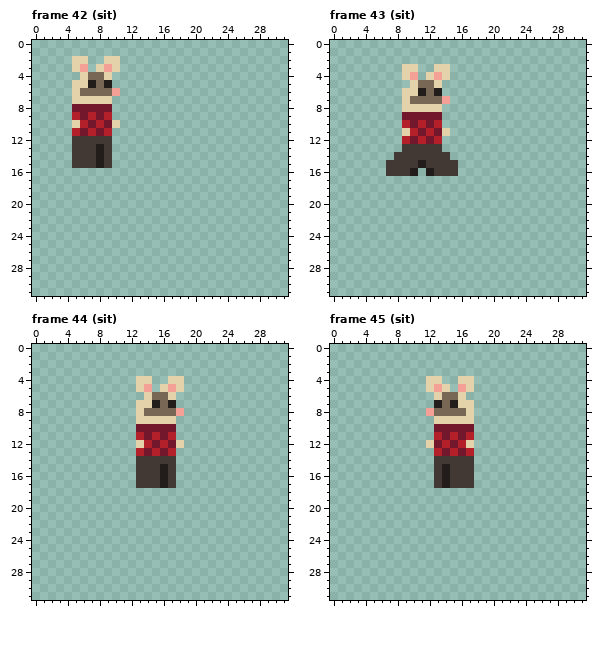
Pixel-art file, stored at assets/raincoat_ferret.ase. This is how it looked before the edit.
32x32 pixels, 48 frames. Shown: frame 42 (sit), frame 43 (sit), frame 44 (sit), frame 45 (sit). The commit also changed other frames, which this record leaves out.
Now the later version:
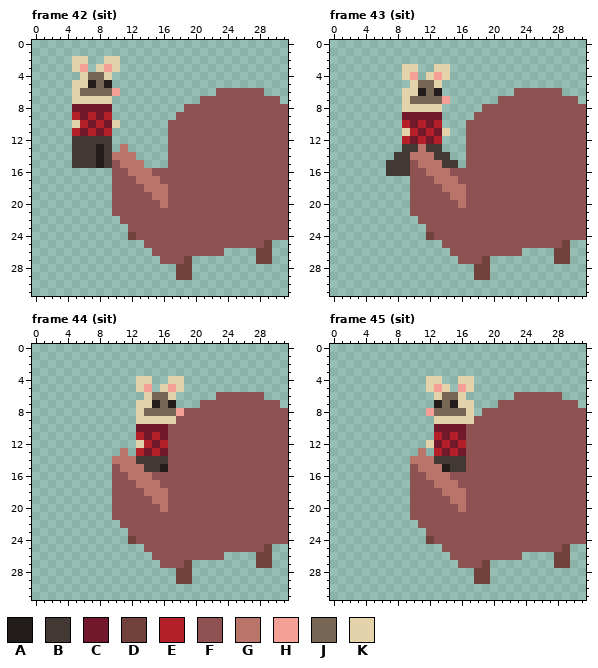
Palette (. is transparent): A #221c1a  B #423934  C #73172d  D #71413b  E #b4202a  F #8e5252  G #ba756a  H #f5a097  J #796755  K #e4d2aa
The author wrote: fix flash of raincoat at end of take of raincoat animation and fix sit couch animation (no more overlap)
Difference:
layer "Layer 3" now shown
Changed rows in their new state; - is an unchanged pixel.
Frame 42 (sit), layer "Layer 3":
first column x 10:
 6 -------------FFFFFF---
 7 -----------FFFFFFFFFF-
 8 ---------FFFFFFFFFFFFF
 9 --------FFFFFFFFFFFFFF
10 -------FFFFFFFFFFFFFFF
11 -------FFFFFFFFFFFFFFF
12 -------FFFFFFFFFFFFFFF
13 -G-----FFFFFFFFFFFFFFF
14 GGG----FFFFFFFFFFFFFFF
15 FGGG---FFFFFFFFFFFFFFF
16 FFGGGFFFFFFFFFFFFFFFFF
17 FFFGGGFFFFFFFFFFFFFFFF
18 FFFFGGGFFFFFFFFFFFFFFF
19 FFFFFGGFFFFFFFFFFFFFFF
20 FFFFFFGFFFFFFFFFFFFFFF
21 FFFFFFFFFFFFFFFFFFFFFF
22 -FFFFFFFFFFFFFFFFFFFFF
23 --FFFFFFFFFFFFFFFFFFFF
24 --DFFFFFFFFFFFFFFFFFFF
25 ----FFFFFFFFFFFFFFFD--
26 -----FFFFFFFFF----DD--
27 ------FFFD--------DD--
28 --------DD------------
29 --------DD------------
Frame 43 (sit), layers "rhtfh", "Layer 3": the same change as frame 42 (sit)
Frame 44 (sit), layers "rhtfh", "Layer 3": the same change as frame 42 (sit)
Frame 45 (sit), layers "rhtfh", "Layer 3": the same change as frame 42 (sit)
Boxes around the changes in both pictures, in picture pixels (x1, y1, x2, y2):
added: (112, 88, 288, 280)
changed: (410, 88, 586, 280)
changed: (112, 392, 288, 584)
changed: (410, 392, 586, 584)
